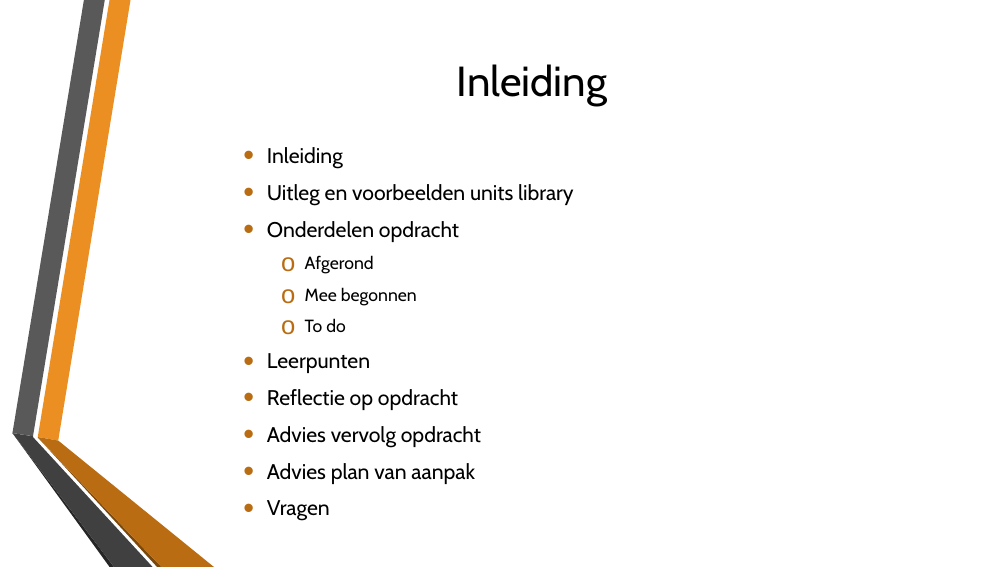
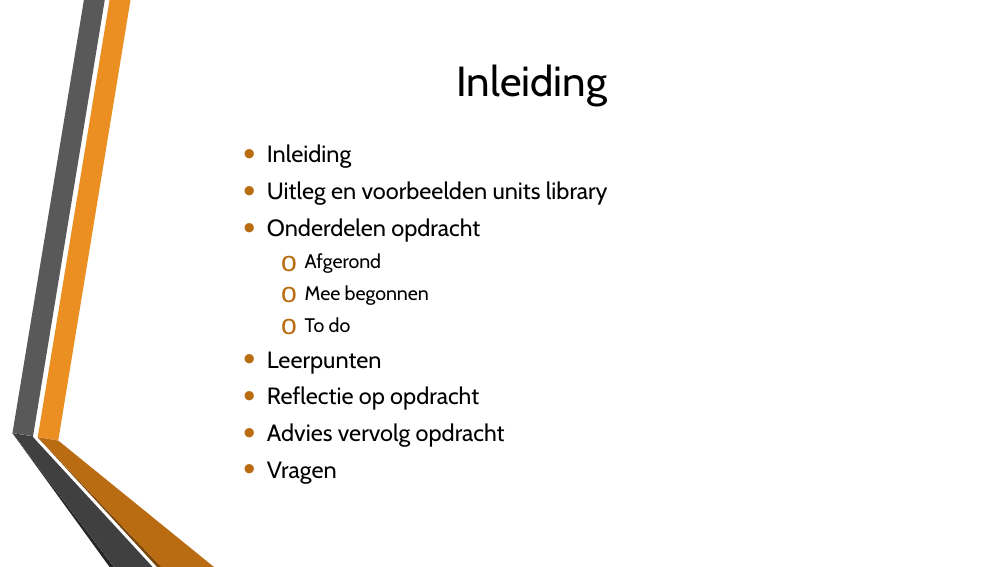
Before and after one commit to LarsSchool/school_repo, a slide deck: slide 2 of Stage Inspiro/Stagedocumenten/Eindpresentatie.pptx. Drawn at 1008x567 pixels with LibreOffice and Linux fonts; fonts in the diff are those of the drawing; background and template pictures are left out. Boxes give left, top, right and bottom in pixels: in the first picture for what was removed or moved away, otherwise in the second. Text is boxed around its words. In the diff, an @@ line names an element or a change of style, - is before the commit and + after.

```diff
--- a/Stage Inspiro/Stagedocumenten/Eindpresentatie.pptx
+++ b/Stage Inspiro/Stagedocumenten/Eindpresentatie.pptx
@@ text "Inleiding" at <box>267,144,608,484</box>: size 20.1 to 22.4 pt in "Inleiding", "Uitleg en voorbeelden units library", "Onderdelen opdracht", "Leerpunten" and 3 more places; size 16.8 to 18.7 pt in "Afgerond", "Mee begonnen", "To do"; line spacing 1 to 0.9 @@
@@ text at <box>267,463,475,484</box>: paragraph removed @@
-• Advies plan van aanpak
```
Also in this commit, not shown: 11 other slides changed, 4 slides added, 3 slides removed, 4 other files.
